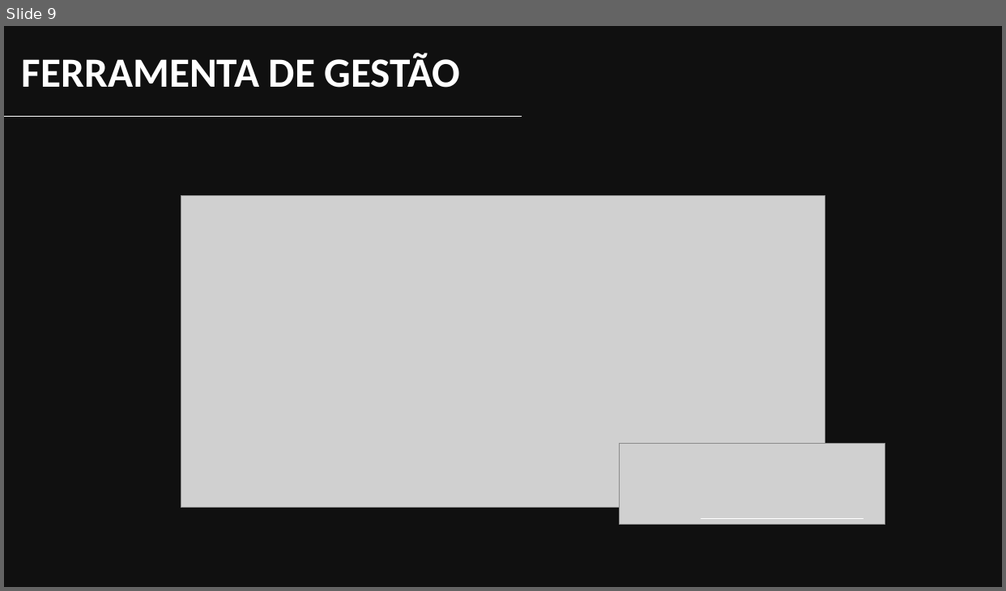
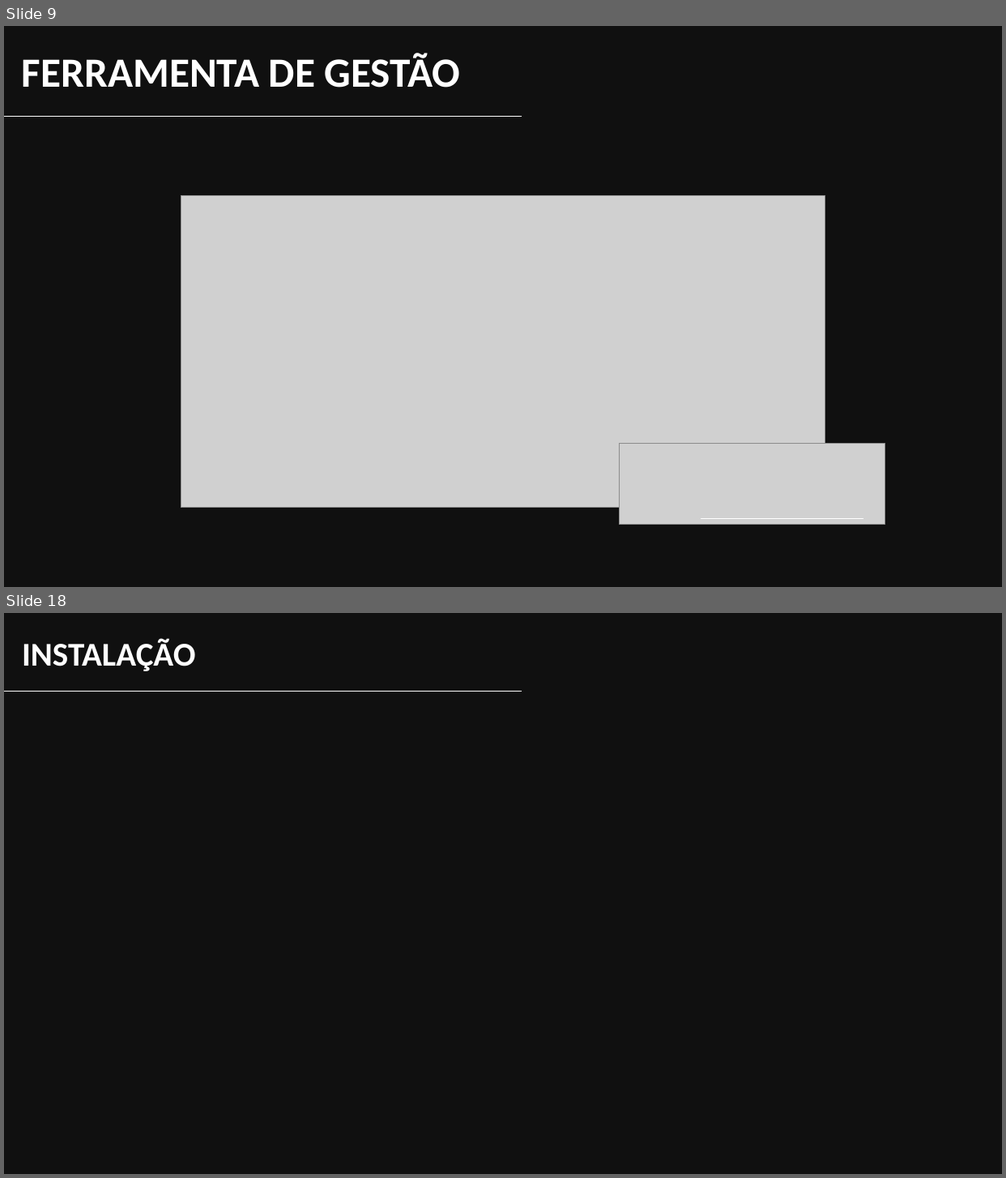
Before and after one commit to YudiG12/grupo-bandtec, a slide deck: Apresentação/inSensor.pptx. Shown one above the other, each under a label of ours: slide 9 before the commit, slides 9 and 18 after it; the slides between them are not shown. The pictures are 1006x591 and 1006x1178 pixels, drawn with LibreOffice and Linux fonts; fonts in the diff are those of the drawing; grey boxes stand for pictures; background and template pictures are left out; a plain dark background stands for a picture behind light text. Boxes give left, top, right and bottom in pixels: in the first picture for what was removed or moved away, otherwise in the second. Text is boxed around its words. In the diff, an @@ line names an element or a change of style, - is before the commit and + after.

```diff
--- a/Apresentação/inSensor.pptx
+++ b/Apresentação/inSensor.pptx
@@ slide 18 added at bbox=[4, 613, 1002, 1174], background picture (left out) @@
@@ rectangle added at bbox=[4, 613, 1002, 1174], fill #0D0D0D at 87% opacity @@
@@ text added at bbox=[22, 639, 196, 671], 32 pt, text #FFFFFF, bold @@
+INSTALAÇÃO
@@ line added from (4, 691) to (522, 691), #FFFFFF 0.5 pt @@
```
Also in this commit, not shown: 5 slides changed, 7 other slides added.
